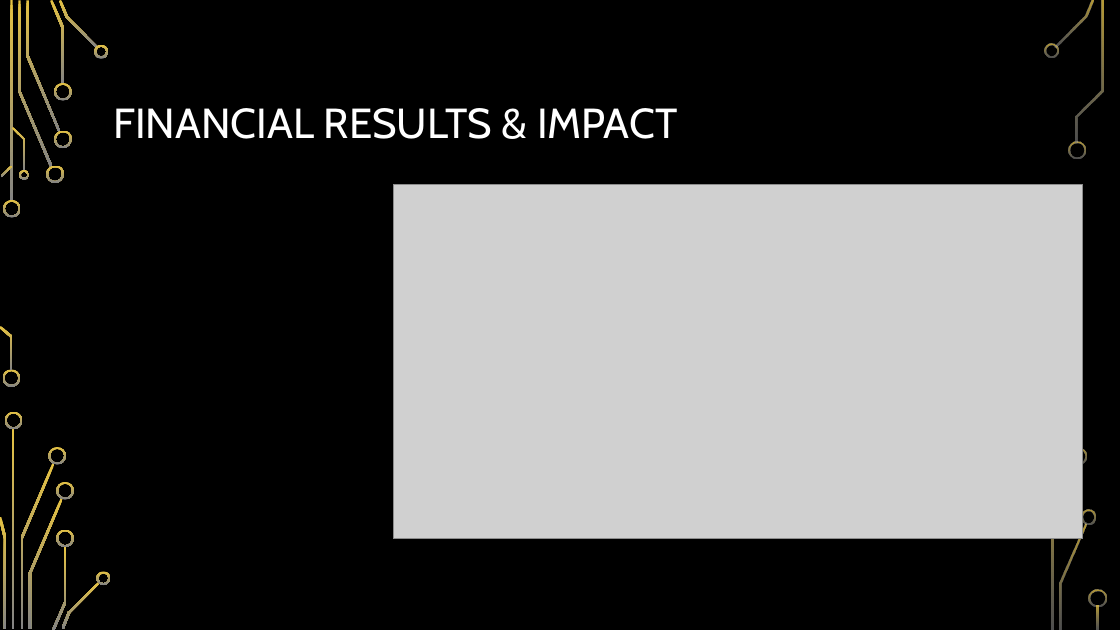
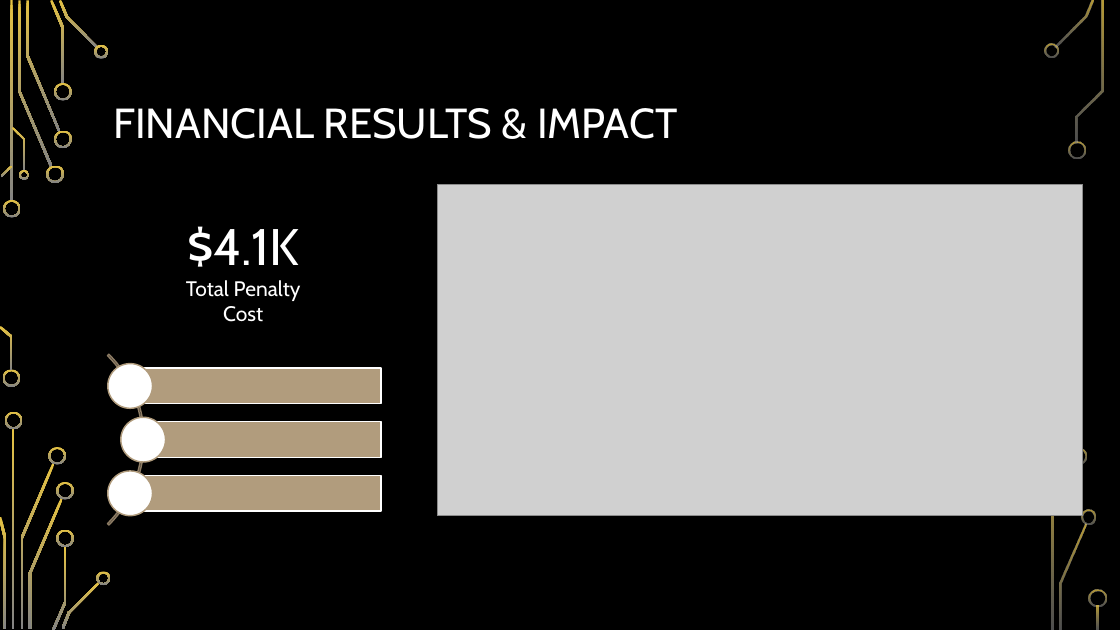
Before and after one commit to suebyeon/Capstone, a slide deck: slide 10 of Final Presentation.pptx. Drawn at 1120x630 pixels with LibreOffice and Linux fonts; fonts in the diff are those of the drawing; grey boxes stand for pictures; background and template pictures are left out. Boxes give left, top, right and bottom in pixels: in the first picture for what was removed or moved away, otherwise in the second. Text is boxed around its words. In the diff, an @@ line names an element or a change of style, - is before the commit and + after.

```diff
--- a/Final Presentation.pptx
+++ b/Final Presentation.pptx
@@ picture: place and size @@
-picture at [393, 185, 1083, 539]
+picture at [438, 185, 1083, 517]
@@ text added at [186, 226, 301, 322], 18 pt, text #FFFFFF @@
+$4.1K
+Total Penalty Cost
@@ group added at [0, 319, 381, 561]: 3 rectangles, 3 ellipses, 1 arch (boxed as its full ring) @@
```
Also in this commit, not shown: 4 other slides changed.
